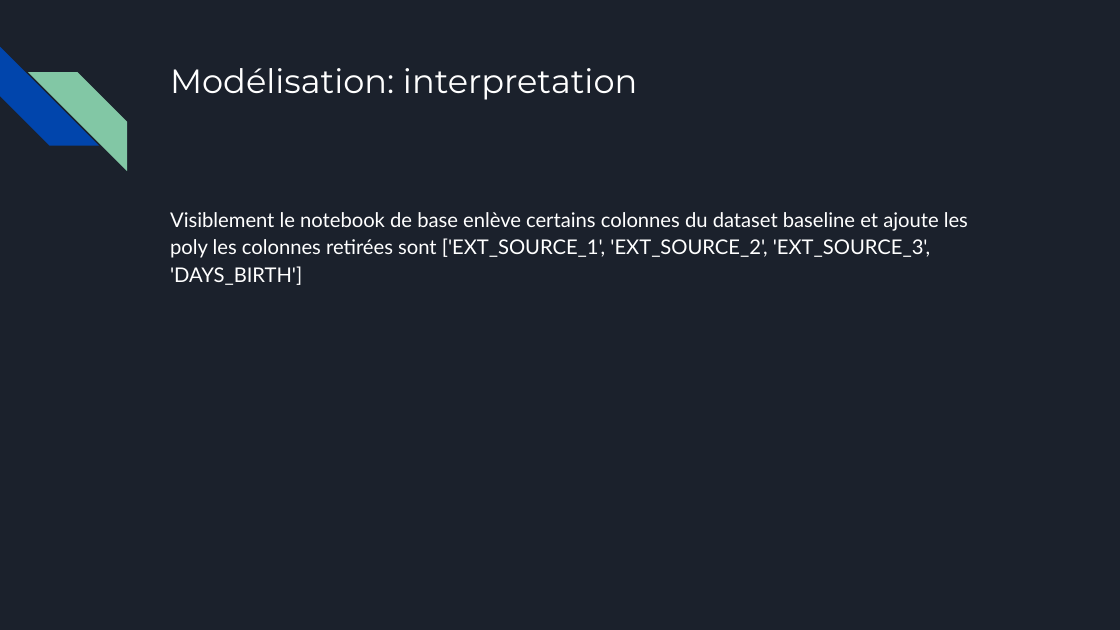
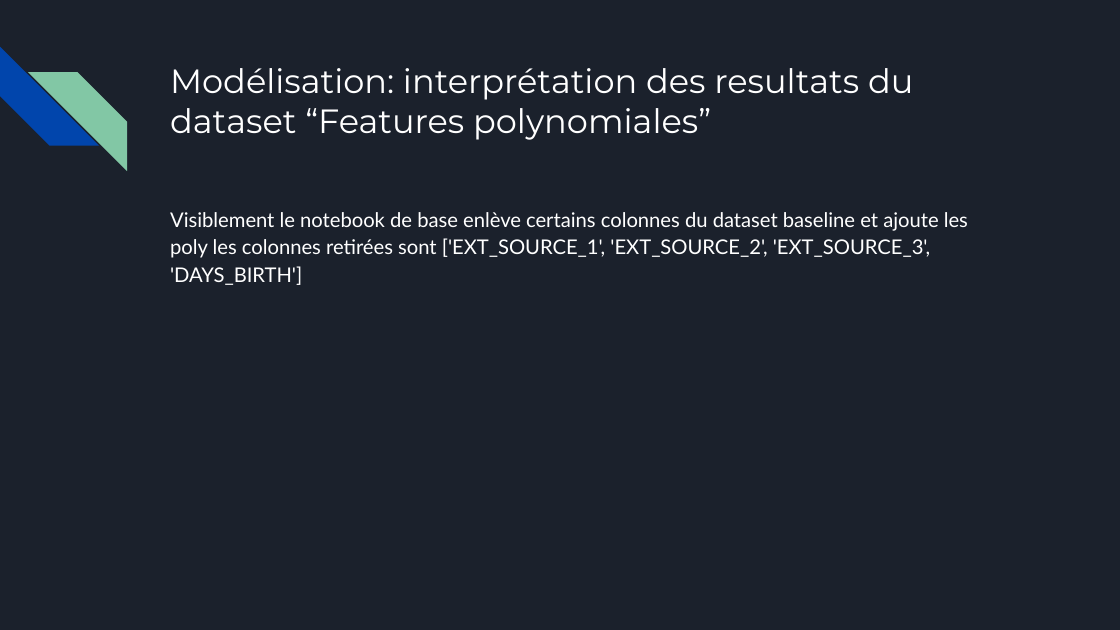
Before and after one commit to codeurEnHerbe/ProjetOC6, a slide deck: slide 12 of Auriac_Rafael_1_presentation_112025.pptx. Drawn at 1120x630 pixels with LibreOffice and Linux fonts; fonts in the diff are those of the drawing. Boxes give left, top, right and bottom in pixels: in the first picture for what was removed or moved away, otherwise in the second. Text is boxed around its words. In the diff, an @@ line names an element or a change of style, - is before the commit and + after.

```diff
--- a/Auriac_Rafael_1_presentation_112025.pptx
+++ b/Auriac_Rafael_1_presentation_112025.pptx
@@ title at <box>170,68,913,140</box>: text changed @@
-Modélisation: interpretation
+Modélisation: interprétation des resultats du dataset “Features polynomiales”
```
Also in this commit, not shown: 4 other slides changed, 1 slide added, 1 slide removed, 3 other files.
